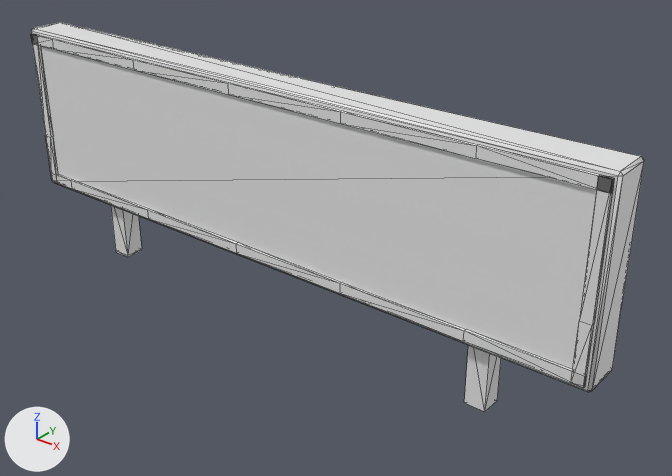
The FBX model Assets/_Project/Models/Realistic/Buildings/Bld_MarketArch/Kit_RealStall_Sign.fbx, before and after one commit.
Rendered twice from a 50 mm camera at (2.13, -2.32, 1.86) aimed at (0.2, 0.09, 0.36). Arrows for +X, +Y and +Z are at lower left; the lights stay in place. The picture after the commit comes second. Mesh edges are drawn as thin lines. Objects named as collision shapes, trigger or cutter boxes, shadow casters or lower levels of detail are left out. Where no turn or scale is listed for an object, it has been applied to the vertices. Vertices at exactly the same position are counted once.

Names of what the first picture shows: 'Kit_RealStall_Sign_LOD0'.
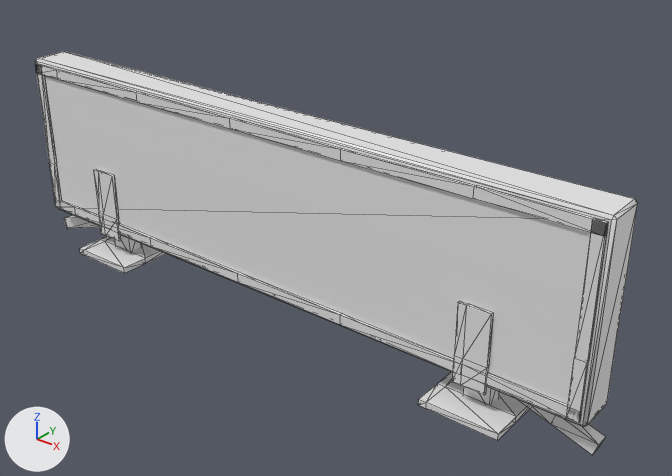
Diff of the bpy script that builds the scene:
```diff
--- a/Assets/_Project/Models/Realistic/Buildings/Bld_MarketArch/Kit_RealStall_Sign.fbx.py
+++ b/Assets/_Project/Models/Realistic/Buildings/Bld_MarketArch/Kit_RealStall_Sign.fbx.py
@@ me_kit_realstall_sign_lod0 @@
 # used by ob_kit_realstall_sign_lod0; location = (0.0, 0.0, 0.0)
-me_kit_realstall_sign_lod0.from_pydata(...)  # 188 vertices, 364 faces; spans x -1.3..1.3, y -0.09..0.09, z 0.0..0.95
+me_kit_realstall_sign_lod0.from_pydata(...)  # 332 vertices, 604 faces; spans x -1.33..1.33, y -0.15..0.15, z 0.0..0.82
+# me_kit_realstall_sign_lod0 part 1: the loose piece of 24 vertices spanning x -1.3..1.3, y -0.08..0.08, z 0.25..0.95 is moved by (0.0, 0.0, -0.13)
+# me_kit_realstall_sign_lod0 part 2: the loose piece of 72 vertices spanning x -1.28..1.28, y -0.09..-0.08, z 0.27..0.93 is rebuilt with 48 vertices and now spans x -1.28..1.28, y -0.09..-0.08, z 0.14..0.8
+# me_kit_realstall_sign_lod0 part 3: the loose piece of 12 vertices spanning x -0.94..-0.86, y -0.04..0.04, z 0.0..0.3 is rebuilt with 12 vertices and now spans x -0.95..-0.85, y -0.03..0.03, z 0.0..0.51
+# me_kit_realstall_sign_lod0 part 4: the loose piece of 8 vertices spanning x 0.86..0.94, y -0.04..0.04, z 0.0..0.3 is rebuilt with 12 vertices and now spans x 0.85..0.95, y -0.03..0.03, z 0.0..0.51
+# me_kit_realstall_sign_lod0 part 5
+# 171 vertices are added at x -1.33..1.33, y -0.15..0.15, z 0.0..0.8
+# 8 new vertices lie (0.0, 0.0, 0.11) away from vertices in x -0.93..0.87, y -0.09..0.09, z 0.1
+# 9 new vertices lie (0.0, 0.05, 0.0) away from vertices in x -1.33..1.33, y -0.02, z 0.05..0.17
+# 336 new faces join them
+# other edits to the shape of me_kit_realstall_sign_lod0 do not show in these pictures
 me_kit_realstall_sign_lod0.materials.append(mat_m_realstall)
```

Boxes [x1, y1, x2, y2] around the edits, measured in the pictures (672 x 476 px; the box of a moved part takes in the faces that stretch with it):
'Kit_RealStall_Sign_LOD0', reshaped: before [31, 22, 644, 412]; after [35, 51, 638, 455]
part 1 of me_kit_realstall_sign_lod0, moved or reshaped: before [31, 22, 644, 392]; after [35, 51, 638, 427]
part 2 of me_kit_realstall_sign_lod0, rebuilt: before [31, 34, 614, 388]; after [36, 64, 608, 423]
part 3 of me_kit_realstall_sign_lod0, rebuilt (mostly hidden afterwards): before [111, 205, 142, 257]; after [115, 235, 141, 251]
part 4 of me_kit_realstall_sign_lod0, rebuilt: before [464, 345, 501, 412]; after [464, 387, 499, 404]
part 5 of me_kit_realstall_sign_lod0, added: after [35, 64, 608, 455]
